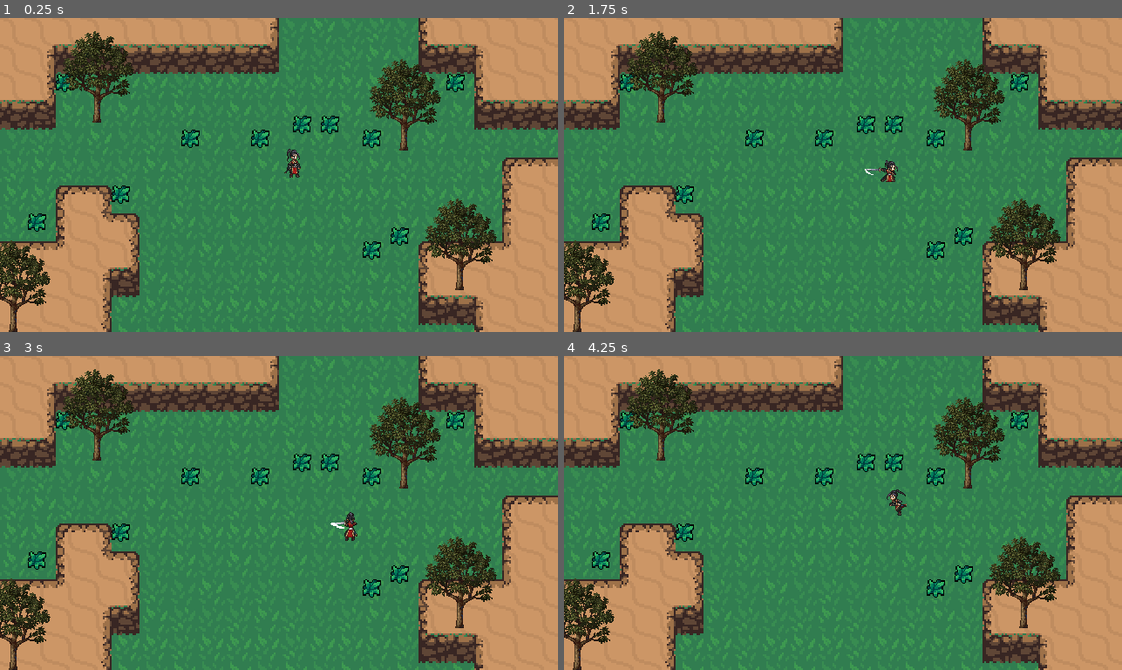
Above: before the commit, frames 1-4 (two rows, left to right).
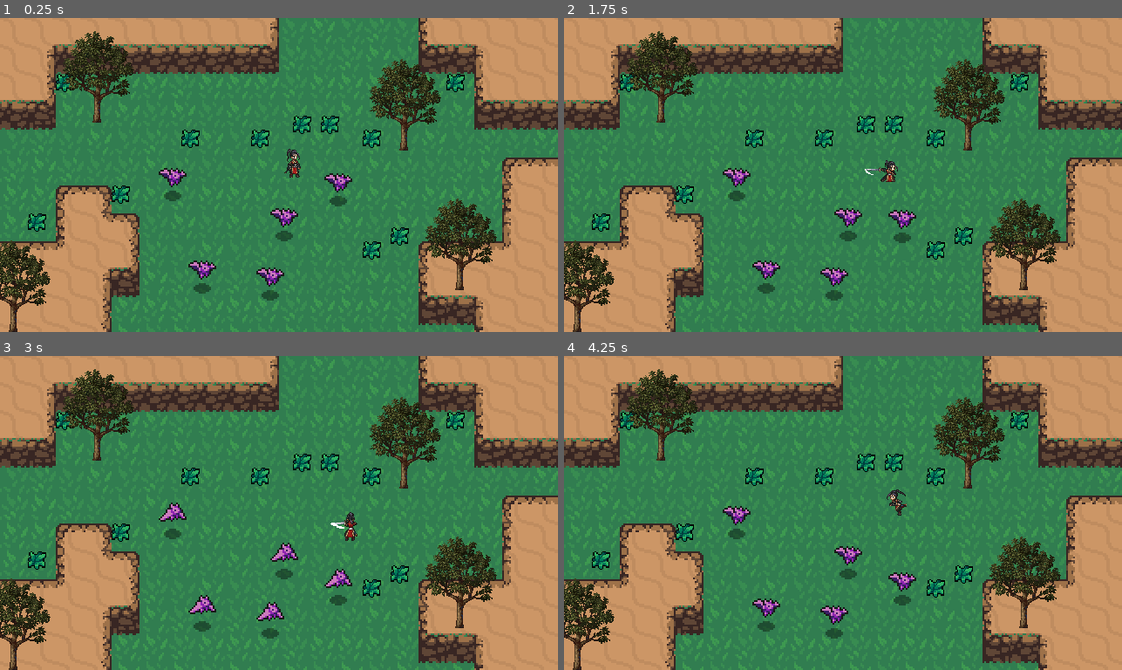
Above: after the commit, the same moments.

Repository: baifengxiao/action-rpg
Game: Godot game, scene res://World.tscn
Same seed, same stepped clock (60 frames per second), same inputs: the game is played once before the commit and once after it.
Inputs:
- Up to frame 1 (0.25 s): no input
- Up to frame 2 (1.75 s): hold Right (ui_right) 0.53-1.28 s; tap J (attack) at 0.6, 1.35 s; hold Down (ui_down) from 1.28 s (still down)
- Up to frame 3 (3 s): release Down (ui_down) at 2.03 s; hold Right (ui_right) 2.03-2.78 s; tap J (attack) at 2.1, 2.85 s; hold Up (ui_up) from 2.78 s (still down)
- Up to frame 4 (4.25 s): release Up (ui_up) at 3.53 s; hold Left (ui_left) from 3.53 s (still down); tap J (attack) at 3.6 s

The runs differ from the first frame. In frame 1, 1.2% of the frame differs, in the area x 28-64%, y 47-90%; in frame 2, 1.2%; in frame 3, 1.2%; in frame 4, 1.2%.

Commit message:
feat: part11.蝙蝠小怪&击退效果

Diff:
--- /dev/null
+++ b/Effects/Hitbox&Hurtbox/SworldHitbox.gd
@@ -0,0 +1,3 @@
+extends Area2D
+
+var knockback_vector = Vector2.ZERO
--- a/Player/player.gd
+++ b/Player/player.gd
@@ -10,12 +10,12 @@
 }
 
 var state = MOVE
-
 var input_vector = Vector2.ZERO
 
 @onready var animation_player: AnimationPlayer = $AnimationPlayer
 @onready var animation_tree: AnimationTree = $AnimationTree
 @onready var animationState =animation_tree.get("parameters/playback")
+@onready var sword_hitbox: Area2D = $HitboxPivot/SwordHitbox
 
 func _ready() -> void:
 	animation_tree.active=true
@@ -39,10 +39,8 @@
 	#非零向量
 	if input_vector != Vector2.ZERO:
 
-		#if input_vector.x >0:
-			#animation_player.play("RunRight")
-		#else :
-			#animation_player.play("RunLeft")
+		#击退方向同步移动方向
+		sword_hitbox.knockback_vector=input_vector
 		animation_tree.set("parameters/Idle/blend_position",input_vector)
 		animation_tree.set("parameters/Run/blend_position",input_vector)
 		animation_tree.set("parameters/Attack/blend_position",input_vector)
--- a/Player/player.tscn
+++ b/Player/player.tscn
@@ -1,8 +1,9 @@
-[gd_scene load_steps=41 format=3 uid="uid://jy0fexd7h55g"]
+[gd_scene load_steps=42 format=3 uid="uid://jy0fexd7h55g"]
 
 [ext_resource type="Script" path="res://Player/player.gd" id="1_d3nqt"]
 [ext_resource type="Texture2D" uid="uid://drfddsh45r5yv" path="res://Player/Player.png" id="2_1dkym"]
 [ext_resource type="PackedScene" uid="uid://bc5ytq8ycu7fn" path="res://Effects/Hitbox&Hurtbox/hitbox.tscn" id="3_mky1o"]
+[ext_resource type="Script" path="res://Effects/Hitbox&Hurtbox/SworldHitbox.gd" id="4_buolq"]
 
 [sub_resource type="CapsuleShape2D" id="CapsuleShape2D_yusqv"]
 radius = 2.0
@@ -529,6 +530,7 @@
 [node name="Player" type="CharacterBody2D"]
 y_sort_enabled = true
 collision_layer = 2
+collision_mask = 17
 script = ExtResource("1_d3nqt")
 
 [node name="Sprite2D" type="Sprite2D" parent="."]
@@ -555,8 +557,8 @@
 tree_root = SubResource("AnimationNodeStateMachine_c1qe6")
 anim_player = NodePath("../AnimationPlayer")
 parameters/current_length = 6.0
-parameters/current_position = 0.195011
-parameters/current_delta = 0.006984
+parameters/current_position = 1.24601
+parameters/current_delta = 0.016661
 parameters/Attack/current_length = 0.4
 parameters/Attack/current_position = 0.4
 parameters/Attack/current_delta = 0.0
@@ -577,15 +579,15 @@
 parameters/End/current_position = 0.0
 parameters/End/current_delta = 0.0
 parameters/Idle/current_length = 6.0
-parameters/Idle/current_position = 0.195011
-parameters/Idle/current_delta = 0.006984
+parameters/Idle/current_position = 1.24601
+parameters/Idle/current_delta = 0.016661
 parameters/Idle/blend_position = Vector2(0.000704169, 0.00440526)
 parameters/Idle/0/current_length = null
 parameters/Idle/0/current_position = null
 parameters/Idle/0/current_delta = null
 parameters/Idle/1/current_length = 6.0
-parameters/Idle/1/current_position = 0.195011
-parameters/Idle/1/current_delta = 0.006984
+parameters/Idle/1/current_position = 1.24601
+parameters/Idle/1/current_delta = 0.016661
 parameters/Idle/2/current_length = 6.0
 parameters/Idle/2/current_position = 0.0972623
 parameters/Idle/2/current_delta = 0.017041
@@ -619,6 +621,7 @@
 position = Vector2(-2.8213e-07, -6)
 rotation = -1.5708
 collision_layer = 8
+script = ExtResource("4_buolq")
 
 [node name="CollisionShape2D" parent="HitboxPivot/SwordHitbox" index="0"]
 position = Vector2(0, -2.38419e-07)
--- a/World.tscn
+++ b/World.tscn
@@ -6,6 +6,7 @@
 [ext_resource type="PackedScene" uid="uid://jy0fexd7h55g" path="res://Player/player.tscn" id="2_jc0yk"]
 [ext_resource type="Texture2D" uid="uid://b03fg8ibr5ovo" path="res://World/CliffTileset.png" id="5_anls2"]
 [ext_resource type="PackedScene" uid="uid://fnmwfi6538tk" path="res://World/grass.tscn" id="6_26acm"]
+[ext_resource type="PackedScene" uid="uid://d4g87pmvptfmv" path="res://ememies/bat.tscn" id="7_j57k6"]
 
 [sub_resource type="TileSetAtlasSource" id="TileSetAtlasSource_vjo5k"]
 texture = ExtResource("1_f73x5")
@@ -1978,3 +1979,20 @@
 
 [node name="Grass11" parent="Grass" instance=ExtResource("6_26acm")]
 position = Vector2(208, 64)
+
+[node name="Bats" type="Node2D" parent="."]
+
+[node name="Bat" parent="Bats" instance=ExtResource("7_j57k6")]
+position = Vector2(155, 159)
+
+[node name="Bat2" parent="Bats" instance=ExtResource("7_j57k6")]
+position = Vector2(116, 155)
+
+[node name="Bat3" parent="Bats" instance=ExtResource("7_j57k6")]
+position = Vector2(194, 105)
+
+[node name="Bat4" parent="Bats" instance=ExtResource("7_j57k6")]
+position = Vector2(99, 102)
+
+[node name="Bat5" parent="Bats" instance=ExtResource("7_j57k6")]
+position = Vector2(163, 125)
--- /dev/null
+++ b/ememies/bat.gd
@@ -0,0 +1,21 @@
+extends CharacterBody2D
+
+#初始化击退向量
+var knockback = Vector2.ZERO
+
+func _physics_process(delta):
+
+	#定义击退的速度向量
+	#不能连写，连写没有保留前一帧的 velocity 减速状态，就会停不下来！！
+	knockback = knockback.move_toward(Vector2.ZERO,200 * delta)
+	velocity = knockback
+	move_and_slide()
+
+	#knockback=velocity
+
+func _on_hurtbox_area_entered(area):
+	#knockback_vector后面定义，测试用随便一个方向，比如右方向替换
+	knockback = area.knockback_vector *120
+
+#func _on_hurtbox_area_entered(area: Area2D) -> void:
+	#queue_free()
--- /dev/null
+++ b/ememies/bat.tscn
@@ -0,0 +1,85 @@
+[gd_scene load_steps=13 format=3 uid="uid://d4g87pmvptfmv"]
+
+[ext_resource type="Script" path="res://ememies/bat.gd" id="1_ineio"]
+[ext_resource type="Texture2D" uid="uid://cqs41xtrif641" path="res://ememies/Bat.png" id="1_x8nsj"]
+[ext_resource type="Texture2D" uid="uid://cvrifpjm16i0i" path="res://Shadows/SmallShadow.png" id="2_iulqv"]
+[ext_resource type="PackedScene" uid="uid://bi60yctrnktic" path="res://Effects/Hitbox&Hurtbox/hurtbox.tscn" id="3_4pdus"]
+
+[sub_resource type="AtlasTexture" id="AtlasTexture_6g7gl"]
+atlas = ExtResource("1_x8nsj")
+region = Rect2(0, 0, 16, 24)
+
+[sub_resource type="AtlasTexture" id="AtlasTexture_xut0e"]
+atlas = ExtResource("1_x8nsj")
+region = Rect2(16, 0, 16, 24)
+
+[sub_resource type="AtlasTexture" id="AtlasTexture_2vli3"]
+atlas = ExtResource("1_x8nsj")
+region = Rect2(32, 0, 16, 24)
+
+[sub_resource type="AtlasTexture" id="AtlasTexture_eh4eb"]
+atlas = ExtResource("1_x8nsj")
+region = Rect2(48, 0, 16, 24)
+
+[sub_resource type="AtlasTexture" id="AtlasTexture_hb3aj"]
+atlas = ExtResource("1_x8nsj")
+region = Rect2(64, 0, 16, 24)
+
+[sub_resource type="SpriteFrames" id="SpriteFrames_q0c31"]
+animations = [{
+"frames": [{
+"duration": 1.0,
+"texture": SubResource("AtlasTexture_6g7gl")
+}, {
+"duration": 1.0,
+"texture": SubResource("AtlasTexture_xut0e")
+}, {
+"duration": 1.0,
+"texture": SubResource("AtlasTexture_2vli3")
+}, {
+"duration": 1.0,
+"texture": SubResource("AtlasTexture_eh4eb")
+}, {
+"duration": 1.0,
+"texture": SubResource("AtlasTexture_hb3aj")
+}],
+"loop": true,
+"name": &"Fly",
+"speed": 10.0
+}]
+
+[sub_resource type="CapsuleShape2D" id="CapsuleShape2D_gnja6"]
+radius = 5.0
+height = 10.0
+
+[sub_resource type="CapsuleShape2D" id="CapsuleShape2D_yvitq"]
+height = 26.0
+
+[node name="Bat" type="CharacterBody2D"]
+collision_layer = 16
+collision_mask = 3
+script = ExtResource("1_ineio")
+
+[node name="AnimatedSprite2D" type="AnimatedSprite2D" parent="."]
+sprite_frames = SubResource("SpriteFrames_q0c31")
+animation = &"Fly"
+autoplay = "Fly"
+frame_progress = 0.954387
+offset = Vector2(0, -8)
+
+[node name="ShadowSprite" type="Sprite2D" parent="."]
+texture = ExtResource("2_iulqv")
+
+[node name="CollisionShape2D" type="CollisionShape2D" parent="."]
+shape = SubResource("CapsuleShape2D_gnja6")
+
+[node name="Hurtbox" parent="." instance=ExtResource("3_4pdus")]
+collision_mask = 8
+
+[node name="CollisionShape2D" parent="Hurtbox" index="0"]
+position = Vector2(0, -6)
+shape = SubResource("CapsuleShape2D_yvitq")
+
+[connection signal="area_entered" from="Hurtbox" to="." method="_on_hurtbox_area_entered"]
+
+[editable path="Hurtbox"]
Binary file added: Shadows/SmallShadow.png
Not shown: 1 places in World.tscn that only renumber resources
Binary file added: ememies/Bat.png
